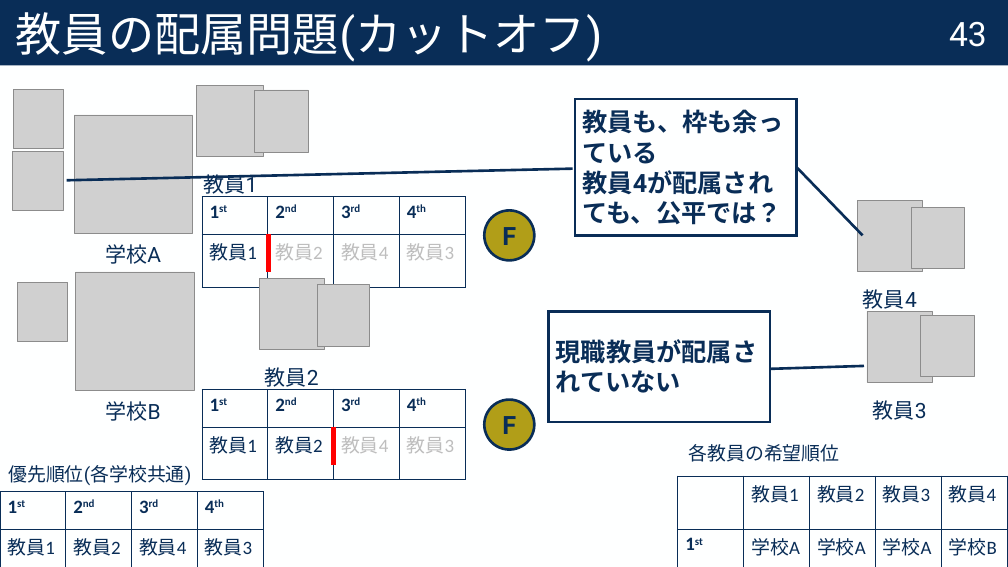
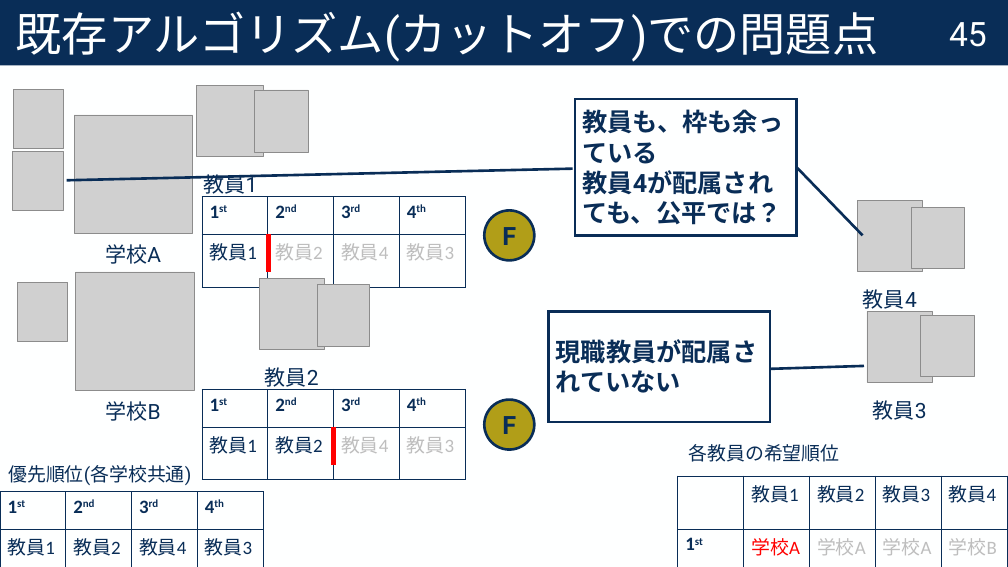
Before and after one commit to Krminfinity/master-thesis-2025, a slide deck: slide 46 of 修正コメント付き_修士論文中間報告.pptx (slide 44 before the commit). Drawn at 1008x567 pixels with LibreOffice and Linux fonts; fonts in the diff are those of the drawing; grey boxes stand for pictures. Boxes give left, top, right and bottom in pixels: in the first picture for what was removed or moved away, otherwise in the second. Text is boxed around its words. In the diff, an @@ line names an element or a change of style, - is before the commit and + after.

```diff
--- a/修正コメント付き_修士論文中間報告.pptx
+++ b/修正コメント付き_修士論文中間報告.pptx
@@ title at bbox=[16, 11, 879, 62]: text changed @@
-教員の配属問題(カットオフ)
+既存アルゴリズム(カットオフ)での問題点
@@ page number at bbox=[949, 22, 987, 47]: text changed @@
-43
+45
@@ table at bbox=[678, 476, 1007, 567] @@
@@ text colour #092D57 to #FF0000 in "学校A", "学校B" @@
@@ text colour #092D57 to #BEBEBE in "学校A", "学校A", "学校B", "学校A" @@
```
Also in this commit, not shown: 71 other slides changed, 14 slides added, 1 slide removed.
